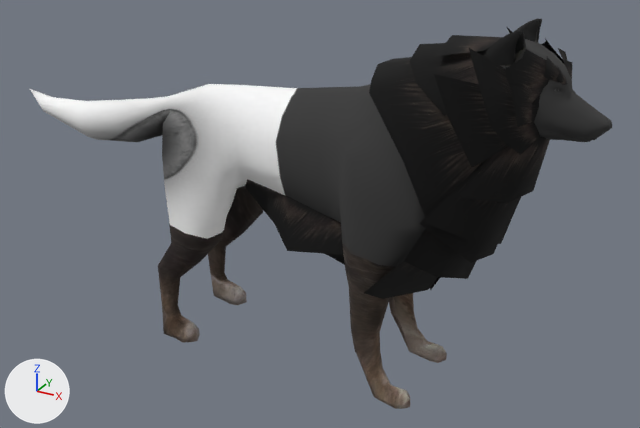
One commit to the OBJ model models/wolf_standing.obj: the scene before it, then after it.
Camera for both pictures: a 50 mm lens placed at (0.643, -1.131, 0.778), pointed at (0.016, 0.008, 0.209). The lights are fixed; the arrows at lower left show +X, +Y and +Z. Where no turn or scale is listed for an object, it has been applied to the vertices. Vertices at the same position are counted once.

Objects in the first picture: 'Wolf1_Material__wolf_col_tga_0', 'Wolf2_fur__fella3_jpg_001_0_Wolf2_fur__fella3_jpg_001_0.001'.
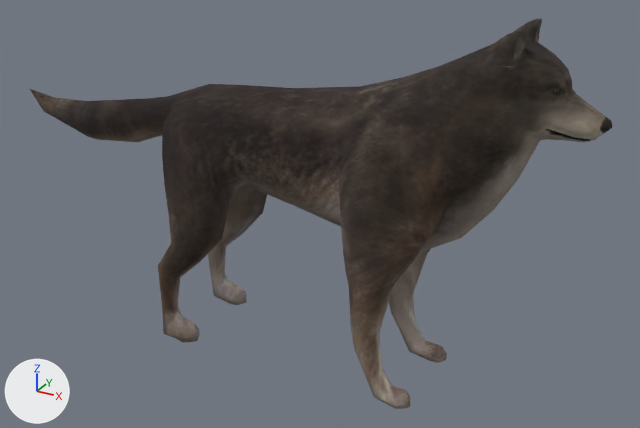
Boxes (x1, y1, x2, y2) around the edits, measured in the pictures (640 x 428 px):
'Wolf2_fur__fella3_jpg_001_0_Wolf2_fur__fella3_jpg_001_0.001', deleted (black): before (245, 28, 572, 299)
part 1 of me_wolf1_material__wolf_col_tga_0, surface changed: (30, 18, 612, 409) in both

Patch to the scene script:
```diff
--- a/models/wolf_standing.obj.py
+++ b/models/wolf_standing.obj.py
@@ me_wolf1_material__wolf_col_tga_0 @@
 # used by ob_wolf1_material__wolf_col_tga_0; location = (0.0, 0.0, 0.0)
-me_wolf1_material__wolf_col_tga_0.from_pydata(...)  # 892 vertices, 1772 faces; spans x -0.575..0.449, y -0.113..0.09, z -0.03..0.546
+me_wolf1_material__wolf_col_tga_0.from_pydata(...)  # 974 vertices, 1916 faces; spans x -0.575..0.449, y -0.113..0.09, z -0.03..0.546
+# me_wolf1_material__wolf_col_tga_0 part 1: 1772 kept faces spanning x -0.575..0.449, y -0.113..0.09, z -0.03..0.546 get new texture (UV) coordinates
 me_wolf1_material__wolf_col_tga_0.materials.append(mat_wolf_1)
+me_wolf1_material__wolf_col_tga_0.materials.append(mat_wolf_eyes)  # picture img_eyes_diffuse_jpeg
@@ ob_wolf2_fur__fella3_jpg_001_0_wolf2_fur__fella3_jpg_001_0_001 @@
-ob_wolf2_fur__fella3_jpg_001_0_wolf2_fur__fella3_jpg_001_0_001 = bpy.data.objects.new('Wolf2_fur__fella3_jpg_001_0_Wolf2_fur__fella3_jpg_001_0.001', me_wolf2_fur__fella3_jpg_001_0_wolf2_fur__fella3_jpg_001_0_001)
-ob_wolf2_fur__fella3_jpg_001_0_wolf2_fur__fella3_jpg_001_0_001.location = (0.0, 0.0, 0.0)
```
